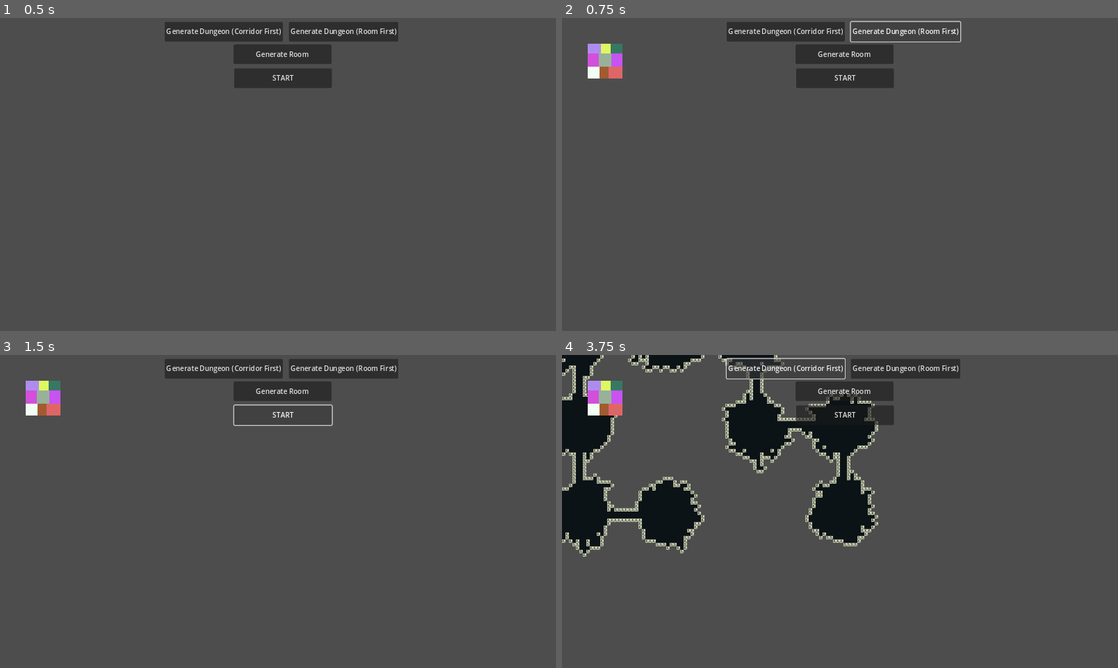
Above: before the commit, frames 1-4 (two rows, left to right).
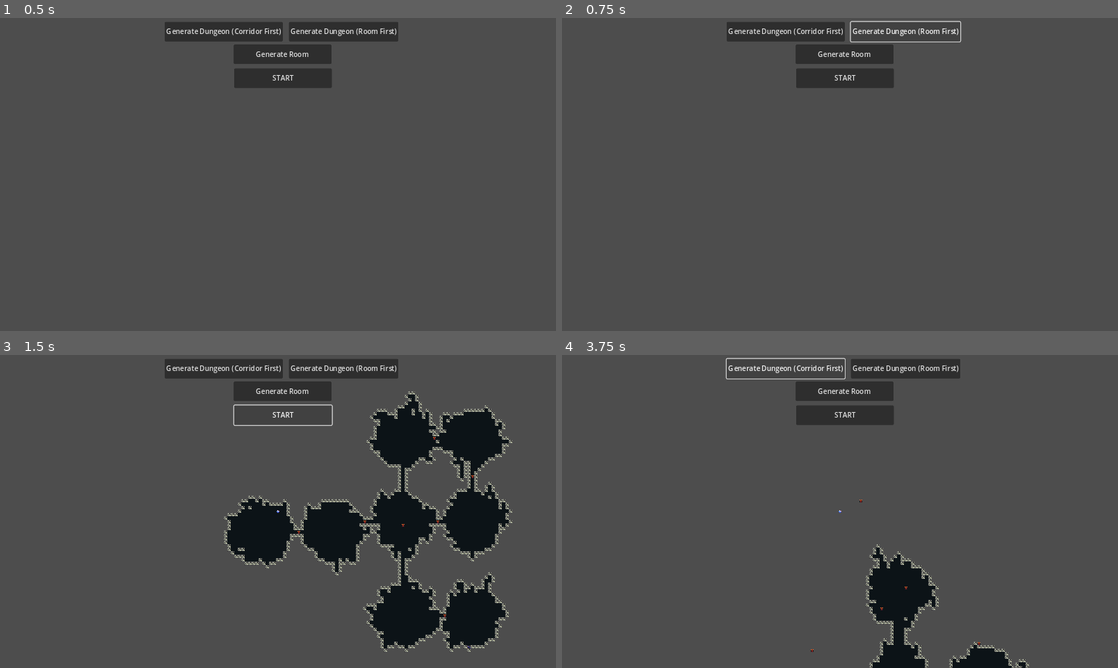
Above: after the commit, the same moments.

Repository: WizardsNStuff/Zealot-of-Wanderlust
Game: Godot game, scene res://Proc Gen/proc_gen.tscn
Same seed, same stepped clock (60 frames per second), same inputs: the game is played once before the commit and once after it. This scene is started directly instead of the project's main scene.
Inputs:
- Up to frame 1 (0.5 s): no input
- Up to frame 2 (0.75 s): click "Generate Dungeon (Room First)" at 0.5 s
- Up to frame 3 (1.5 s): click "START" at 1.25 s
- Up to frame 4 (3.75 s): click "START" at 2 s; click "Generate Room" at 2.75 s; click "Generate Dungeon (Corridor Fi…" at 3.5 s

Frame 1 is identical in both runs. In frame 2, 0.7% of the frame differs, in the area x 4-11%, y 8-20%; in frame 3, 18%; in frame 4, 19%, in the area x 0-84%, y 0-100%.
Error before the commit: Unable to iterate on object of type 'Object'. (res://Proc)

Commit message:
changed implementaion of room generation and added evalutation logic to test the generation and re generate if level is bad

Diff:
--- a/zealot-of-wanderlust/Proc Gen/proc_gen_controller.gd
+++ b/zealot-of-wanderlust/Proc Gen/proc_gen_controller.gd
@@ -876,17 +876,6 @@
 
 	return rooms_list
 
-func start_level() -> void:
-	var rooms_dict_array : Array[Dictionary] = room_first_generation()
-	for room_dict in rooms_dict_array:
-		if room_dict["entrance"] == true:
-			var floor_positions : Array = room_dict["floor_positions"].keys()
-			var spawn_position = floor_positions.pick_random()
-			var current_tile_global_position = floor_tilemap_layer.map_to_local(spawn_position)
-			player.position = current_tile_global_position
-			player.visible = true
-			break
-
 func split_room(room, rooms_list, min_room_width, min_room_height):
 	var px : int = room.position.x
 	var py : int = room.position.y
@@ -998,143 +987,6 @@
 	return corridor
 
 
-
-
-
-func bsp_new(space_to_split : Rect2, min_room_width: int, min_room_height: int) -> RoomNode:
-	var root = RoomNode.new(space_to_split)
-
-	split(root, min_room_width, min_room_height)
-
-	return root
-
-func collect_leaf_nodes_level_order(root, leaves):
-	if root == null:
-		return
-	if root.left == null && root.right == null:
-		leaves.append(root)
-		return
-	else:
-		collect_leaf_nodes_level_order(root.left, leaves)
-		collect_leaf_nodes_level_order(root.right, leaves)
-
-func collect_leaf_nodes_DFS(root, leaves):
-	if root == null:
-		return
-	if root.left == null && root.right == null:
-		leaves.append(root)
-		return
-
-	if root.left != null:
-		collect_leaf_nodes_DFS(root.left, leaves)
-	if root.right != null:
-		collect_leaf_nodes_DFS(root.right, leaves)
-
-func level_order_traversal(root: RoomNode):
-	if root == null:
-		return
-
-	# Initialize a queue with the root node
-	var queue = []
-	var node
-	queue.append(root)
-
-	# While there are nodes in the queue
-	while queue.size() > 0:
-	# Pop the first node from the queue
-		node = queue.pop_front()
-		#print("(", node.room.position.x, ",", node.room.position.y, ")")
-		print(node.room)
-
-		# Add the left child to the queue if it exists
-		if node.left != null:
-			queue.append(node.left)
-
-		# Add the right child to the queue if it exists
-		if node.right != null:
-			queue.append(node.right)
-
-func height(node):
-	if node == null:
-		return 0
-	else:
-
-		# compute the height of each subtree
-		var lheight = height(node.left)
-		var rheight = height(node.right)
-
-		# use the larger one
-		return (lheight + 1) if lheight > rheight else (rheight + 1)
-
-func get_given_level(root, level, levelNodes):
-	if root == null:
-		return
-	if level == 1:
-		levelNodes.append(root)
-	elif level > 1:
-		get_given_level(root.left, level - 1, levelNodes)
-		get_given_level(root.right, level - 1, levelNodes)
-
-func levelOrder(root):
-	var result = []
-	var h = height(root)
-	for i in range(1, h + 1):
-		var levelNodes = []
-		get_given_level(root, i, levelNodes)
-		result.append(levelNodes)
-	return result
-
-func split(node, min_room_width, min_room_height):
-	var px : int = node.room.position.x
-	var py : int = node.room.position.y
-	var sx : int = node.room.size.x
-	var sy : int = node.room.size.y
-
-	var split : float
-	var room_1_rect : Rect2
-	var room_2_rect : Rect2
-	var room_1 : RoomNode
-	var room_2 : RoomNode
-
-	if (sx < min_room_width) && (sy < min_room_height):
-		node.is_leaf = true
-		return
-
-	var random_split : float = randf() >= 0.5
-
-	if random_split && sy >= (min_room_height * 2):
-		# split horizontal
-
-		if proc_gen_data.bsp_random_splits == true:
-			split = randf_range(1, sy)
-		else:
-			split = randi_range(min_room_height, sy - min_room_height)
-
-		room_1_rect = Rect2(node.room.position, Vector2i(sx, split))
-		room_2_rect = Rect2(Vector2i(px, py + split), Vector2i(sx, sy - split))
-
-	elif sx >= (min_room_width * 2):
-		# split vertical
-
-		if proc_gen_data.bsp_random_splits == true:
-			split = randf_range(1, sx)
-		else:
-			split = randi_range(min_room_width, sx - min_room_width)
-
-		room_1_rect = Rect2(node.room.position, Vector2i(split, sy))
-		room_2_rect = Rect2(Vector2i(px + split, py), Vector2i(sx - split, sy))
-
-	else:
-		node.is_leaf = true
-		return
-
-	if (node.left == null):
-		node.left = RoomNode.new(room_1_rect)
-	if (node.right == null):
-		node.right = RoomNode.new(room_2_rect)
-
-	split(node.left, min_room_width, min_room_height)
-	split(node.right, min_room_width, min_room_height)
 
 class RoomNode:
 	var left : RoomNode = null
@@ -1149,25 +1001,182 @@
 	var next_room : RoomNode = null
 	var prev_room : RoomNode = null
 	var is_entrance : bool = false
-	var has_exit : bool = false
-	const trim_amount = 1
+	var is_exit : bool = false
 
 	func _init(room : Rect2):
 		self.room = room
 
-	func trim():
+	func has_outgoing_corridor():
+		return outgoing_corridor.size() > 0
+
+	func has_center(c):
+		return c == center
+
+	func trim(trim_amount):
 		room.position.x += trim_amount
 		room.position.y += trim_amount
 		room.size.x -= 2 * trim_amount
 		room.size.y -= 2 * trim_amount
 
 		if left != null:
-			left.trim()
+			left.trim(trim_amount)
 		if right != null:
-			right.trim()
-
-
-func room_first_gen():
+			right.trim(trim_amount)
+
+func start_level() -> void:
+	var room_nodes = []
+	var valid_generation = room_first_gen(room_nodes)
+
+	if (!valid_generation):
+		print("retry")
+		start_level()
+		return
+	else:
+		for room_node in room_nodes:
+			if room_node.is_entrance:
+				var floor_positions : Array = room_node.room_tiles.keys()
+				var spawn_tile_position = floor_positions.pick_random()
+				var spawn_global_position = floor_tilemap_layer.map_to_local(spawn_tile_position)
+				player.position = spawn_global_position
+				player.visible = true
+				break
+
+func bsp_new(space_to_split : Rect2, min_room_width: int, min_room_height: int) -> RoomNode:
+	var root = RoomNode.new(space_to_split)
+
+	split(root, min_room_width, min_room_height)
+
+	return root
+
+func collect_leaf_nodes_level_order(root, leaves):
+	if root == null:
+		return
+	if root.left == null && root.right == null:
+		leaves.append(root)
+		return
+	else:
+		collect_leaf_nodes_level_order(root.left, leaves)
+		collect_leaf_nodes_level_order(root.right, leaves)
+
+func collect_leaf_nodes_DFS(root, leaves):
+	if root == null:
+		return
+	if root.left == null && root.right == null:
+		leaves.append(root)
+		return
+
+	if root.left != null:
+		collect_leaf_nodes_DFS(root.left, leaves)
+	if root.right != null:
+		collect_leaf_nodes_DFS(root.right, leaves)
+
+func level_order_traversal(root: RoomNode):
+	if root == null:
+		return
+
+	# Initialize a queue with the root node
+	var queue = []
+	var node
+	queue.append(root)
+
+	# While there are nodes in the queue
+	while queue.size() > 0:
+	# Pop the first node from the queue
+		node = queue.pop_front()
+		#print("(", node.room.position.x, ",", node.room.position.y, ")")
+		print(node.room)
+
+		# Add the left child to the queue if it exists
+		if node.left != null:
+			queue.append(node.left)
+
+		# Add the right child to the queue if it exists
+		if node.right != null:
+			queue.append(node.right)
+
+func height(node):
+	if node == null:
+		return 0
+	else:
+
+		# compute the height of each subtree
+		var lheight = height(node.left)
+		var rheight = height(node.right)
+
+		# use the larger one
+		return (lheight + 1) if lheight > rheight else (rheight + 1)
+
+func get_given_level(root, level, levelNodes):
+	if root == null:
+		return
+	if level == 1:
+		levelNodes.append(root)
+	elif level > 1:
+		get_given_level(root.left, level - 1, levelNodes)
+		get_given_level(root.right, level - 1, levelNodes)
+
+func levelOrder(root):
+	var result = []
+	var h = height(root)
+	for i in range(1, h + 1):
+		var levelNodes = []
+		get_given_level(root, i, levelNodes)
+		result.append(levelNodes)
+	return result
+
+func split(node, min_room_width, min_room_height):
+	var px : int = node.room.position.x
+	var py : int = node.room.position.y
+	var sx : int = node.room.size.x
+	var sy : int = node.room.size.y
+
+	var split : float
+	var room_1_rect : Rect2
+	var room_2_rect : Rect2
+	var room_1 : RoomNode
+	var room_2 : RoomNode
+
+	if (sx < min_room_width) && (sy < min_room_height):
+		node.is_leaf = true
+		return
+
+	var random_split : float = randf() >= 0.5
+
+	if random_split && sy >= (min_room_height * 2):
+		# split horizontal
+
+		if proc_gen_data.bsp_random_splits == true:
+			split = randf_range(1, sy)
+		else:
+			split = randi_range(min_room_height, sy - min_room_height)
+
+		room_1_rect = Rect2(node.room.position, Vector2i(sx, split))
+		room_2_rect = Rect2(Vector2i(px, py + split), Vector2i(sx, sy - split))
+
+	elif sx >= (min_room_width * 2):
+		# split vertical
+
+		if proc_gen_data.bsp_random_splits == true:
+			split = randf_range(1, sx)
+		else:
+			split = randi_range(min_room_width, sx - min_room_width)
+
+		room_1_rect = Rect2(node.room.position, Vector2i(split, sy))
+		room_2_rect = Rect2(Vector2i(px + split, py), Vector2i(sx - split, sy))
+
+	else:
+		node.is_leaf = true
+		return
+
+	if (node.left == null):
+		node.left = RoomNode.new(room_1_rect)
+	if (node.right == null):
+		node.right = RoomNode.new(room_2_rect)
+
+	split(node.left, min_room_width, min_room_height)
+	split(node.right, min_room_width, min_room_height)
+
+func room_first_gen(room_nodes):
 	clear_tiles(floor_tilemap_layer)
 	clear_tiles(wall_tilemap_layer)
 	clear_tiles(staircase_tilemap_layer)
@@ -1175,8 +1184,6 @@
 
 	var rooms_dict_array : Array[RoomNode] = []
 
-	# offset the dungeon's origin is by half its width and height to ensure
-	# the entire dungeon it is center aligned
 	var room_start_position : Vector2i = Vector2i(-proc_gen_data.dungeon_width / 2, -proc_gen_data.dungeon_height / 2)
 
 	var root = bsp_new(
@@ -1185,109 +1192,227 @@
 		proc_gen_data.min_room_height
 		)
 
-	var leaves = []
-	collect_leaf_nodes_level_order(root, leaves)
-
-	var rooms = []
-	for leaf in leaves:
-		rooms.append(Rect2(Vector2i(leaf.room.position.x + 100, leaf.room.position.y + 100), leaf.room.size))
-
-	room_draw_testing_script.set_room_list(rooms)
-
-	root.trim()
-
-	leaves = []
-	collect_leaf_nodes_level_order(root, leaves)
-	rooms = []
-	for leaf in leaves:
-		rooms.append(Rect2(Vector2i(leaf.room.position.x + 100, leaf.room.position.y + 100), leaf.room.size))
-
+	collect_leaf_nodes_DFS(root, room_nodes)
+
+	if (proc_gen_data.random_walk_room):
+		create_rooms_using_random_walk(room_nodes)
+	#else:
+		#all_room_floor_tiles = create_simple_rooms(rooms_list)
+
+	var connections_valid = connect_rooms_2(room_nodes)
+
+	if (!connections_valid):
+		return false
+
+	var all_floor_tiles = get_all_tiles(room_nodes)
+
+	#var leaves = []
+	#collect_leaf_nodes_level_order(root, leaves)
+	#
+	#var rooms = []
+	#for leaf in leaves:
+		#rooms.append(Rect2(Vector2i(leaf.room.position.x + 100, leaf.room.position.y + 100), leaf.room.size))
+	#
 	#room_draw_testing_script.set_room_list(rooms)
-
-	#var roooooms : Array[AABB] = []
-	#for node in new_rooms_list:
-		#var room = AABB(Vector3i(node.room.position.x, node.room.position.y, 0), Vector3i(node.room.size.x, node.room.size.y, 0))
-		#roooooms.append(room)
-	##var new_room_list = []
-	##for room in rooms_list:
-		##var rect = Rect2(Vector2i(room.position.x, room.position.y), Vector2i(room.size.x, room.size.y))
-		##new_room_list.append(rect)
-		##
-	##print(new_room_list)
-#
-	## dictionary to hold the floor tiles for the generated rooms
-	#var floor_tiles : Dictionary = {}
-#
-	## check if random walk room generation is enabled
-	#if (proc_gen_data.random_walk_room):
-		## generate rooms using a random walk algorithm
-		## the room data is populated in the 'rooms_dict_array' for further processing
-		#create_random_walk_rooms(roooooms, rooms_dict_array, floor_tiles)
-	#else:
-		## create simple rooms by converting the AABB rooms into floor tiles stored in a dictionary
-		#floor_tiles = create_simple_rooms(rooms_list)
-#
-	## finds the closest room center and creates corridors between them
-	## store all the resulting corridor tiles in a dictionary for later use
-	#var corridors : Dictionary = connect_rooms(rooms_dict_array)
-#
-	## merge the corridor tiles into the floor tiles dictionary
-	#floor_tiles.merge(corridors)
-#
-	## get the atlas ID for the floor tilemap layer
-	#var floor_atlas_id : int = floor_tilemap_layer.atlas_id
-	## get the position of the base corridor floor tile in the atlas
-	#var corridor_tile_pos : Vector2i = floor_tilemap_layer.base_corridor_floor_tile_atlas_position
-#
-	## get the atlas ID for the wall tilemap layer
-	#var wall_atlas_id : int = wall_tilemap_layer.atlas_id
-	## get the position of the base corridor wall tile in the atlas
-	#var corridor_wall_tile_pos : Vector2i = wall_tilemap_layer.base_corridor_wall_tile_atlas_position
-#
-	## paint the floor tiles
-	#paint_tiles(floor_tiles, floor_tilemap_layer, floor_atlas_id, corridor_tile_pos)
-	## create walls around the corridors using the positions stored in floor_positions
-	#create_walls(floor_tiles, wall_tilemap_layer, wall_atlas_id, corridor_wall_tile_pos)
-#
-	## get the dictionary containing all the data for the exit room
-	#var exit_room : Dictionary = get_exit_room_dict(rooms_dict_array)
-#
-	## add one staircase to the exit room at a random position
-	#add_tile_at_random_positions(
-		#exit_room["floor_positions"],
-		#1,
-		#staircase_tilemap_layer,
-		#staircase_tilemap_layer.atlas_id,
-		#staircase_tilemap_layer.upward_staircase_tile_atlas_position
-	#)
-#
-	#for room_dict in rooms_dict_array:
-		#if room_dict.has("outgoing_corridor") && room_dict["outgoing_corridor"] != null:
-			#var outgoing_corridor : Array = room_dict["outgoing_corridor"]
-			#var door_position  : Vector2i
-			#var current_floor : Dictionary = room_dict["floor_positions"]
-			#var next_floor : Dictionary = {}
-			#var next_center = room_dict["next_room"]
-			#var corridor_exclusive_tiles : Array = []
-			#for room_dict_i in rooms_dict_array:
-				#if room_dict_i["center"] == next_center:
-					#next_floor = room_dict_i["floor_positions"]
-#
-			##print(room_dict["floor_positions"].keys())
-#
+	#
+	#root.trim(1)
+	#
+	#leaves = []
+	#collect_leaf_nodes_level_order(root, leaves)
+	#rooms = []
+	#for leaf in leaves:
+		#rooms.append(Rect2(Vector2i(leaf.room.position.x + 100, leaf.room.position.y + 100), leaf.room.size))
+	#
+	#room_draw_testing_script.set_room_list(rooms)
+
+	# get the atlas ID for the floor tilemap layer
+	var floor_atlas_id : int = floor_tilemap_layer.atlas_id
+	# get the position of the base corridor floor tile in the atlas
+	var corridor_tile_pos : Vector2i = floor_tilemap_layer.base_corridor_floor_tile_atlas_position
+
+	# get the atlas ID for the wall tilemap layer
+	var wall_atlas_id : int = wall_tilemap_layer.atlas_id
+	# get the position of the base corridor wall tile in the atlas
+	var corridor_wall_tile_pos : Vector2i = wall_tilemap_layer.base_corridor_wall_tile_atlas_position
+
+	# paint the floor tiles
+	paint_tiles(all_floor_tiles, floor_tilemap_layer, floor_atlas_id, corridor_tile_pos)
+	# create walls around the corridors using the positions stored in floor_positions
+	create_walls(all_floor_tiles, wall_tilemap_layer, wall_atlas_id, corridor_wall_tile_pos)
+
+	var exit_room_node
+	for room_node in room_nodes:
+		if room_node.is_exit:
+			exit_room_node = room_node
+
+	# add one staircase to the exit room at a random position
+	add_tile_at_random_positions(
+		exit_room_node.room_tiles,
+		1,
+		staircase_tilemap_layer,
+		staircase_tilemap_layer.atlas_id,
+		staircase_tilemap_layer.upward_staircase_tile_atlas_position
+	)
+
+	if !add_doors_to_corridors(room_nodes):
+		return false
+
+	return true
+
+func add_doors_to_corridors(room_nodes):
+	for room_node in room_nodes:
+		if room_node.has_outgoing_corridor():
+			var outgoing_corridor : Array = room_node.outgoing_corridor
+			var door_position  : Vector2i
+			var current_floor : Dictionary = room_node.room_tiles
+			var next_floor : Dictionary = {}
+			var next_center = room_node.next_room.center
+			var corridor_exclusive_tiles : Array = []
+			for room_node_i in room_nodes:
+				if room_node_i.has_center(next_center):
+					next_floor = room_node_i.room_tiles
+
+			#print(room_dict["floor_positions"].keys())
+
+			for tile in outgoing_corridor:
+				if !current_floor.keys().has(tile) && !next_floor.keys().has(tile):
+					corridor_exclusive_tiles.append(tile)
+
+			if corridor_exclusive_tiles.size() == 0:
+				print("WIRED DORROROR")
+				return false
+
+			door_position = corridor_exclusive_tiles[corridor_exclusive_tiles.size() / 2]
+			paint_single_tile(door_tilemap_layer, door_tilemap_layer.atlas_id, door_position, door_tilemap_layer.door_tile_atlas_position)
+
 			#for position in outgoing_corridor:
-				#if !current_floor.keys().has(position) && !next_floor.keys().has(position):
-					#corridor_exclusive_tiles.append(position)
-#
-			##print(corridor_exclusive_tiles, "\n")
-#
-			#door_position = corridor_exclusive_tiles[corridor_exclusive_tiles.size() / 2]
-			#paint_single_tile(door_tilemap_layer, door_tilemap_layer.atlas_id, door_position, door_tilemap_layer.door_tile_atlas_position)
-#
-			##for position in outgoing_corridor:
-				##if !room_dict["floor_positions"].keys().has(position):
-					##door_position = position
-					##paint_single_tile(door_tilemap_layer, door_tilemap_layer.atlas_id, door_position, door_tilemap_layer.door_tile_atlas_position)
-					##break
+				#if !room_dict["floor_positions"].keys().has(position):
+					#door_position = position
+					#paint_single_tile(door_tilemap_layer, door_tilemap_layer.atlas_id, door_position, door_tilemap_layer.door_tile_atlas_position)
+					#break
+	return true
+
+func create_rooms_using_random_walk(room_nodes):
+	for i in range(0, room_nodes.size()):
+		var room : Rect2 = room_nodes[i].room
+
+		# get the roguh center of the current room
+		var room_center : Vector2i = Vector2i(round(room.get_center().x), round(room.get_center().y))
+
+		# update the room nodes center
+		room_nodes[i].center = room_center
+
+		# run the random walk algorithm starting from the room center
+		var room_floor_positions : Dictionary = run_random_walk(room_center)
+
+		# dictionary to hold valid room floor tiles within the bounds of the room
+		var valid_floor_positions : Dictionary = {}
+
+		# check each position generated by the random walk
+		for position in room_floor_positions:
+
+			# calculate the x,y position of the edges of the room
+			var left_edge : int = room.position.x
+			var right_edge : int = room.position.x + room.size.x
+			var top_edge : int = room.position.y
+			var bottom_edge : int = room.position.y + room.size.y
+
+			# ensure the position is within the valid bounds of the room,
+			if (position.x >= left_edge && position.x <= right_edge&& position.y >= top_edge && position.y <= bottom_edge):
+
+				# if the position is valid, add it to the valid floor positions dictionary
+				valid_floor_positions[position] = null
+
+		room_nodes[i].room_tiles = valid_floor_positions
+
+func connect_rooms_2(room_nodes) -> bool:
+	var all_corridor_tiles = {}
+
+	# dictionary to store all the corridor tiles
+	var corridors : Dictionary = {}
+
+	# array to store the center positions of each room
+	var room_centers: Array[Vector2i] = []
+
+	# collect all room centers from the rooms dictionary array
+	for room_node in room_nodes:
+		room_centers.append(room_node.center)
+
+	# pick the first center to start with
+	var current_room_center : Vector2i = room_centers[0]
+
+	# mark the starting room
+	for room_node in room_nodes:
+		if room_node.has_center(current_room_center):
+			room_node.is_entrance = true
+			break
+
+	# remove the selected room center from the list to avoid reconnecting it
+	room_centers.erase(current_room_center)
+
+	# loop until all room centers have been connected
+	while room_centers.size() > 0:
+		# find the closest room center to the current room center
+		var closest_center : Vector2i = find_closest_room_center(current_room_center, room_centers)
+
+		# if only one room center remains, mark it as the exit
+		if room_centers.size() == 1:
+			for room_node in room_nodes:
+				if room_node.has_center(closest_center):
+					room_node.is_exit = true
+					break
+
+		# remove the closest room center from the list to avoid reconnecting it
+		room_centers.erase(closest_center)
+
+		# create a new corridor between the current room center and the closest center using straight lines
+		var new_corridor : Array = create_corridor(current_room_center, closest_center)
+
+		for tile in new_corridor:
+			if all_corridor_tiles.keys().has(tile):
+				return false
+			else:
+				if tile != current_room_center && tile != closest_center:
+					all_corridor_tiles[tile] = null
+
+		# Optionally, create a new corridor between the current room center and the closest center using diagnol lines
+		#var new_corridor : Dictionary = create_diagnol_corridor(current_room_center, closest_center)
+
+		# increase the size of the newly created corridor by padding each tile with a 3x3 grid
+		#var new_padded_corridor : Array = increase_corridor_size_by_3_by_3(new_corridor.keys())
+
+		# Optionally, add the padded corridor tile to the corridor tiles ditionary
+		#for tile in new_padded_corridor:
+			#corridors[tile] = null
+
+		# update the next room reference for the current room
+		for room_node in room_nodes:
+			if room_node.has_center(current_room_center):
+				room_node.outgoing_corridor = new_corridor
+				for room_node_i in room_nodes:
+					if room_node_i.has_center(closest_center):
+						room_node.next_room = room_node_i
+
+			# update the previous room reference for the closest room
+			elif room_node.has_center(closest_center):
+				var reversed_corridor : Array = new_corridor.duplicate(true)
+				reversed_corridor.reverse()
+				room_node.incoming_corridor = reversed_corridor
+				for room_node_i in room_nodes:
+					if room_node_i.has_center(current_room_center):
+						room_node.prev_room = room_node_i
+
+		# move to the closest room center to continue the process
+		current_room_center = closest_center
+	return true
+
+func get_all_tiles(room_nodes) -> Dictionary:
+	var all_tiles = {}
+	for room_node in room_nodes:
+		if room_node.has_outgoing_corridor():
+			for tile in room_node.outgoing_corridor:
+				all_tiles[tile] = null
+		all_tiles.merge(room_node.room_tiles)
+	return all_tiles
 
 @export var room_draw_testing_script : RoomDrawTesting
